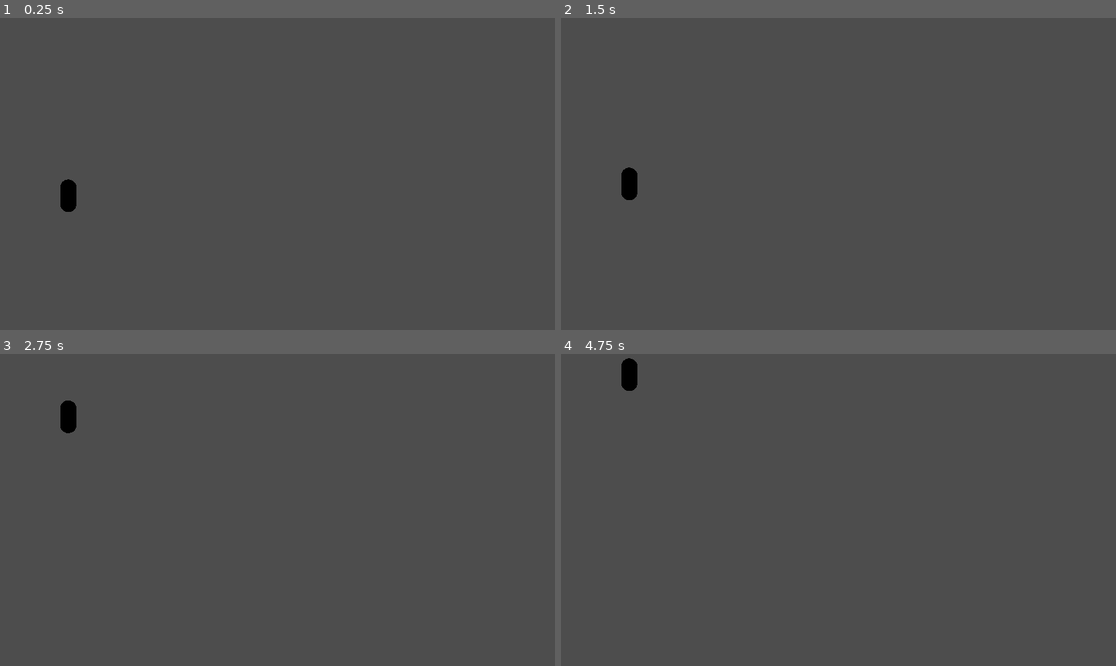
Above: before the commit, frames 1-4 (two rows, left to right).
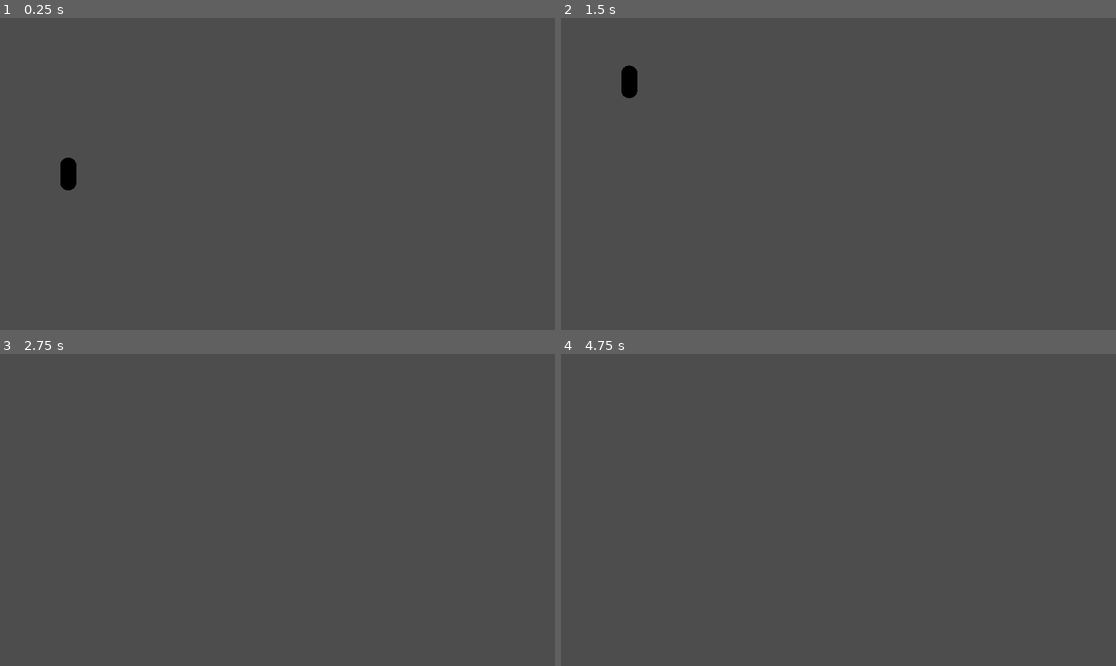
Above: after the commit, the same moments.

Repository: ernest-rudnicki/flappy-bird-godot
Game: Godot game, scene res://Flappy_Bird_Scene.tscn
Two runs of this game, one before a commit and one after it. Both use one fixed random seed, a clock stepped at 60 frames per second and the inputs below.
Inputs:
- Up to frame 1 (0.25 s): no input
- Up to frame 2 (1.5 s): hold Space (jump) 0.53-1.28 s; tap Space (jump) at 1.35 s
- Up to frame 3 (2.75 s): tap Space (jump) at 1.52, 1.82 s; tap Enter at 2 s; hold Space (jump) from 2.03 s (still down)
- Up to frame 4 (4.75 s): release Space (jump) at 2.78 s; tap Space (jump) at 2.85, 3.02, 3.32, 4.35, 4.52 s; hold Space (jump) 3.53-4.28 s

The runs differ from the first frame. In frame 1, 0.4% of the frame differs, in the area x 10-14%, y 44-63%; in frame 2, 0.5%, in the area x 10-14%, y 15-59%; in frame 3, 0.3%; in frame 4, 0.3%.

Commit message:
wait for first jump

Diff:
--- a/Player/Player_Movement.gd
+++ b/Player/Player_Movement.gd
@@ -6,12 +6,14 @@
 @export var canJumpForceTreshold: float = -10;
 
 var cannotJump = false;
+var hadFirstJump = false;
 
 func _physics_process(delta: float) -> void:
 	if Input.is_action_pressed("jump") and not cannotJump:
 		velocity.y = jumpForce
 		cannotJump = true
-	else:
+		hadFirstJump = true
+	elif hadFirstJump:
 		velocity.y -= gravity * delta
 
 	if velocity.y < canJumpForceTreshold:
